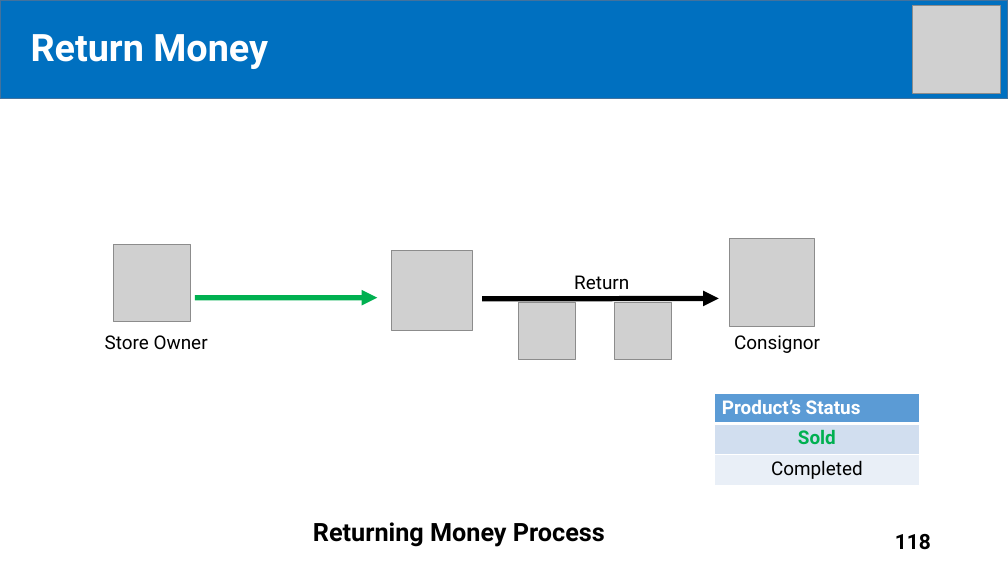
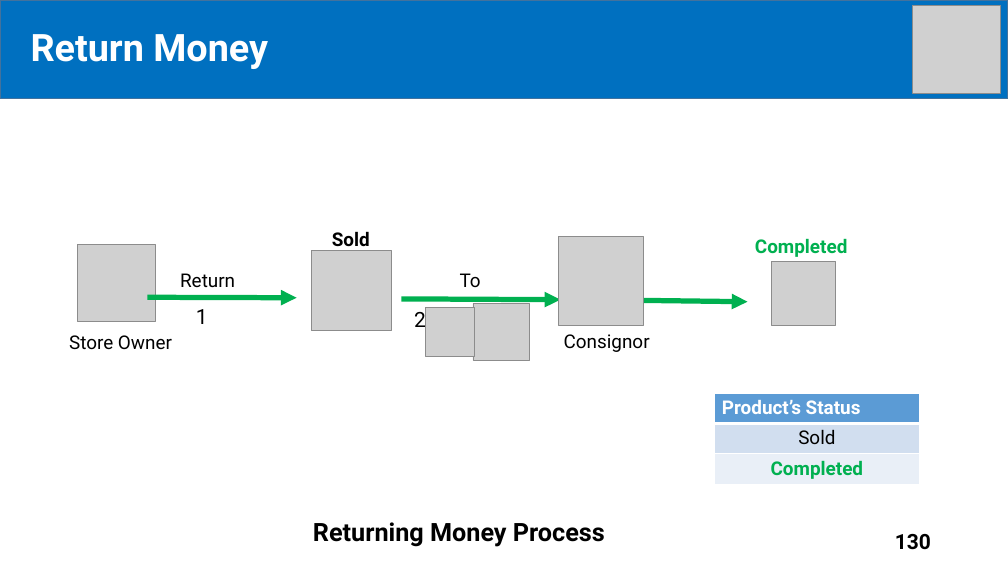
Before and after one commit to tiendan3108/CP, a slide deck: slide 130 of Source/Presentation/PreFinalPresentation.pptx (slide 118 before the commit). Drawn at 1008x567 pixels with LibreOffice and Linux fonts; fonts in the diff are those of the drawing; grey boxes stand for pictures. Boxes give left, top, right and bottom in pixels: in the first picture for what was removed or moved away, otherwise in the second. Text is boxed around its words. In the diff, an @@ line names an element or a change of style, - is before the commit and + after.

Commit message:
update

```diff
--- a/Source/Presentation/PreFinalPresentation.pptx
+++ b/Source/Presentation/PreFinalPresentation.pptx
@@ text added at (332, 231, 370, 252), 18 pt, text #000000, bold @@
+Sold
@@ picture: place and size @@
-picture at (730, 238, 814, 327)
+picture at (559, 237, 644, 325)
@@ text added at (755, 238, 847, 257), 18 pt, text #00B050, bold @@
+Completed
@@ picture: place and size @@
-picture at (113, 244, 191, 321)
+picture at (78, 244, 155, 321)
@@ text "Return": place and size @@
-text "Return" at (574, 275, 629, 289)
+text "Return" at (180, 273, 235, 288)
@@ picture: place and size @@
-picture at (392, 250, 472, 330)
+picture at (312, 250, 392, 330)
@@ picture added at (772, 262, 836, 325) @@
@@ arrow moved from (195, 298) - (377, 298) to (147, 297) - (296, 298) @@
@@ arrow added from (402, 299) to (560, 299), #00B050 5 pt @@
@@ text added at (460, 273, 481, 287), 18 pt, text #000000 @@
+To
@@ arrow removed from (482, 299) to (719, 299) @@
@@ text "Store Owner": place and size @@
-text "Store Owner" at (105, 335, 208, 350)
+text "Store Owner" at (69, 335, 172, 350)
@@ text added at (196, 309, 208, 324), 20 pt, text #000000 @@
+1
@@ text added at (414, 308, 426, 334), 20 pt, text #000000 @@
+2
@@ picture added at (426, 308, 474, 356) @@
@@ picture: place and size @@
-picture at (615, 302, 671, 359)
+picture at (473, 304, 530, 361)
@@ picture removed at (519, 302, 575, 359) @@
@@ text "Consignor": place and size @@
-text "Consignor" at (734, 335, 820, 353)
+text "Consignor" at (564, 334, 650, 352)
@@ arrow added from (644, 300) to (748, 302), #00B050 5 pt @@
@@ table at (715, 393, 920, 485) @@
@@ text colour #00B050 to #000000, bold off in "Sold" @@
@@ text colour #000000 to #00B050, bold on in "Completed" @@
@@ page number at (895, 534, 931, 550): text changed @@
-118
+130
```
Also in this commit, not shown: 48 other slides changed, 13 slides added.
